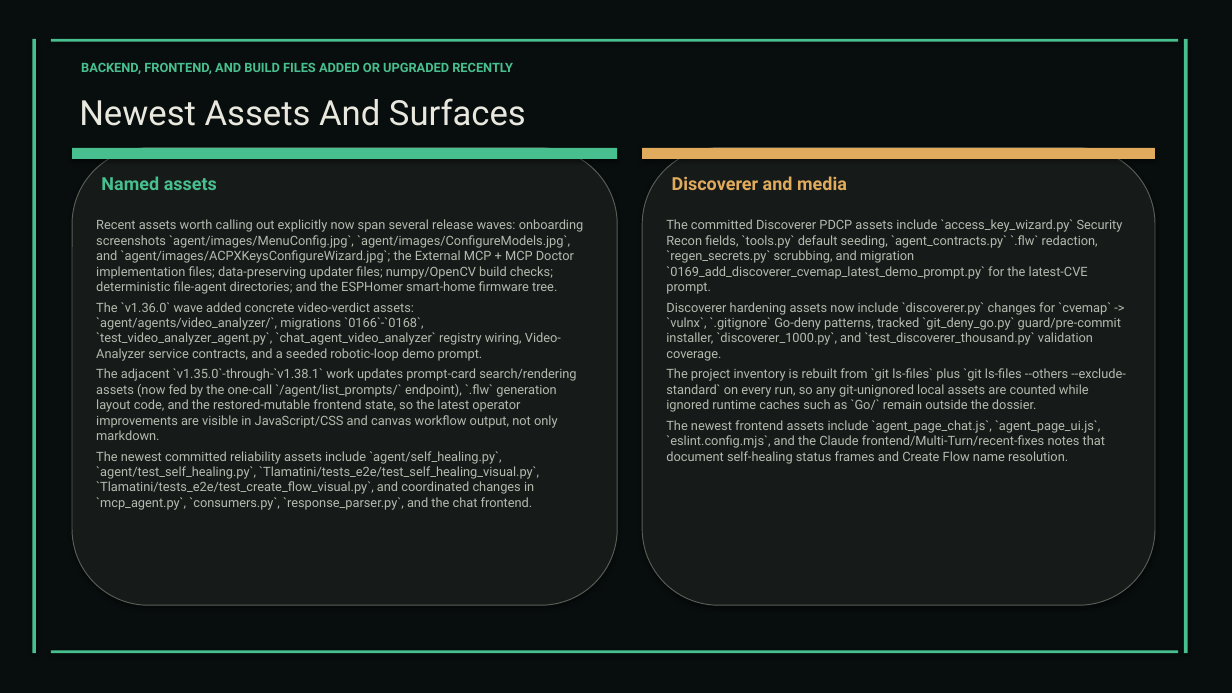
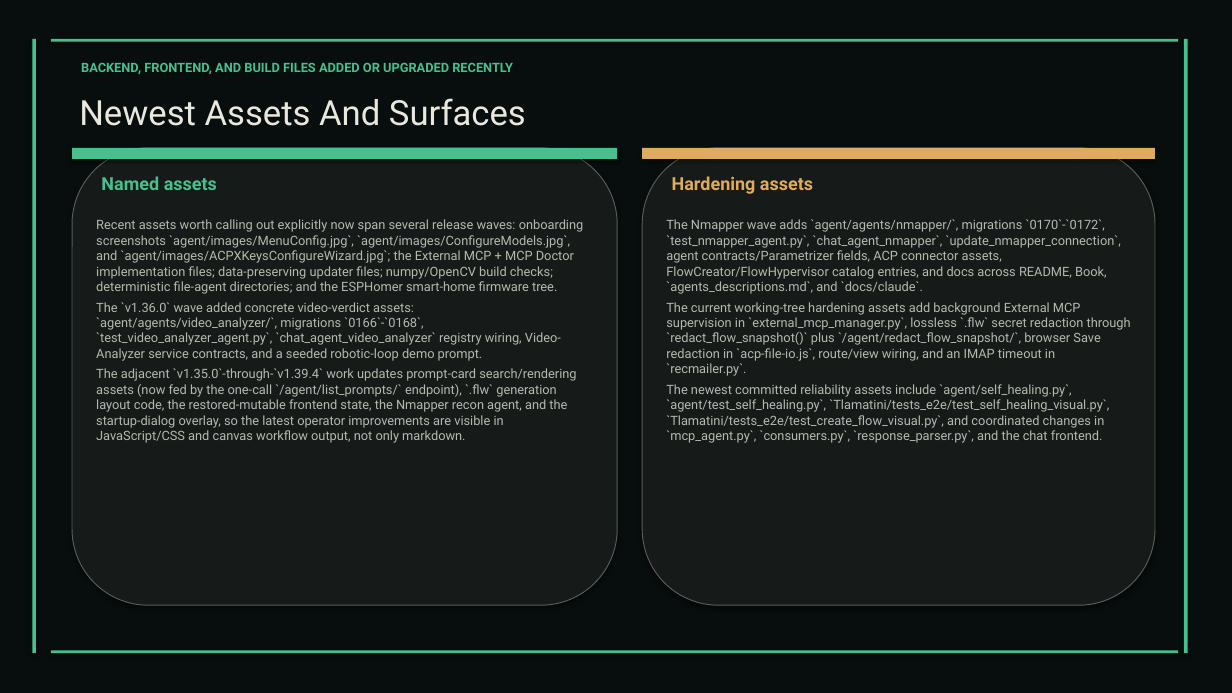
Before and after one commit to XAIHT/Tlamatini, a slide deck: slide 45 of Tlamatini_eXtended_Artificial_Intelligence_Humanly_Tempered.pptx (slide 41 before the commit). Drawn at 1232x693 pixels with LibreOffice and Linux fonts; fonts in the diff are those of the drawing. Boxes give left, top, right and bottom in pixels: in the first picture for what was removed or moved away, otherwise in the second. Text is boxed around its words. In the diff, an @@ line names an element or a change of style, - is before the commit and + after.

Commit message:
Updating visual documentation and soem sec tier-2 fixes, by angelahack1

```diff
--- a/Tlamatini_eXtended_Artificial_Intelligence_Humanly_Tempered.pptx
+++ b/Tlamatini_eXtended_Artificial_Intelligence_Humanly_Tempered.pptx
@@ text at (672, 176, 813, 194): text changed @@
-Discoverer and media
+Hardening assets
@@ text at (666, 219, 1131, 443): text changed @@
-The committed Discoverer PDCP assets include `access_key_wizard.py` Security Recon fields, `tools.py` default seeding, `agent_contracts.py` `.flw` redaction, `regen_secrets.py` scrubbing, and migration `0169_add_discoverer_cvemap_latest_demo_prompt.py` for the latest-CVE prompt.
-Discoverer hardening assets now include `discoverer.py` changes for `cvemap` -> `vulnx`, `.gitignore` Go-deny patterns, tracked `git_deny_go.py` guard/pre-commit installer, `discoverer_1000.py`, and `test_discoverer_thousand.py` validation coverage.
-The project inventory is rebuilt from `git ls-files` plus `git ls-files --others --exclude-standard` on every run, so any git-unignored local assets are counted while ignored runtime caches such as `Go/` remain outside the dossier.
-The newest frontend assets include `agent_page_chat.js`, `agent_page_ui.js`, `eslint.config.mjs`, and the Claude frontend/Multi-Turn/recent-fixes notes that document self-healing status frames and Create Flow name resolution.
+The Nmapper wave adds `agent/agents/nmapper/`, migrations `0170`-`0172`, `test_nmapper_agent.py`, `chat_agent_nmapper`, `update_nmapper_connection`, agent contracts/Parametrizer fields, ACP connector assets, FlowCreator/FlowHypervisor catalog entries, and docs across README, Book, `agents_descriptions.md`, and `docs/claude`.
+The current working-tree hardening assets add background External MCP supervision in `external_mcp_manager.py`, lossless `.flw` secret redaction through `redact_flow_snapshot()` plus `/agent/redact_flow_snapshot/`, browser Save redaction in `acp-file-io.js`, route/view wiring, and an IMAP timeout in `recmailer.py`.
+The newest committed reliability assets include `agent/self_healing.py`, `agent/test_self_healing.py`, `Tlamatini/tests_e2e/test_self_healing_visual.py`, `Tlamatini/tests_e2e/test_create_flow_visual.py`, and coordinated changes in `mcp_agent.py`, `consumers.py`, `response_parser.py`, and the chat frontend.
@@ text at (96, 368, 576, 443): text changed @@
-The adjacent `v1.35.0`-through-`v1.38.1` work updates prompt-card search/rendering assets (now fed by the one-call `/agent/list_prompts/` endpoint), `.flw` generation layout code, and the restored-mutable frontend state, so the latest operator improvements are visible in JavaScript/CSS and canvas workflow output, not only markdown.
-The newest committed reliability assets include `agent/self_healing.py`, `agent/test_self_healing.py`, `Tlamatini/tests_e2e/test_self_healing_visual.py`, `Tlamatini/tests_e2e/test_create_flow_visual.py`, and coordinated changes in `mcp_agent.py`, `consumers.py`, `response_parser.py`, and the chat frontend.
+The adjacent `v1.35.0`-through-`v1.39.4` work updates prompt-card search/rendering assets (now fed by the one-call `/agent/list_prompts/` endpoint), `.flw` generation layout code, the restored-mutable frontend state, the Nmapper recon agent, and the startup-dialog overlay, so the latest operator improvements are visible in JavaScript/CSS and canvas workflow output, not only markdown.
```
Also in this commit, not shown: 60 other slides changed, 6 slides added, 1 slide removed, 8 other files.
